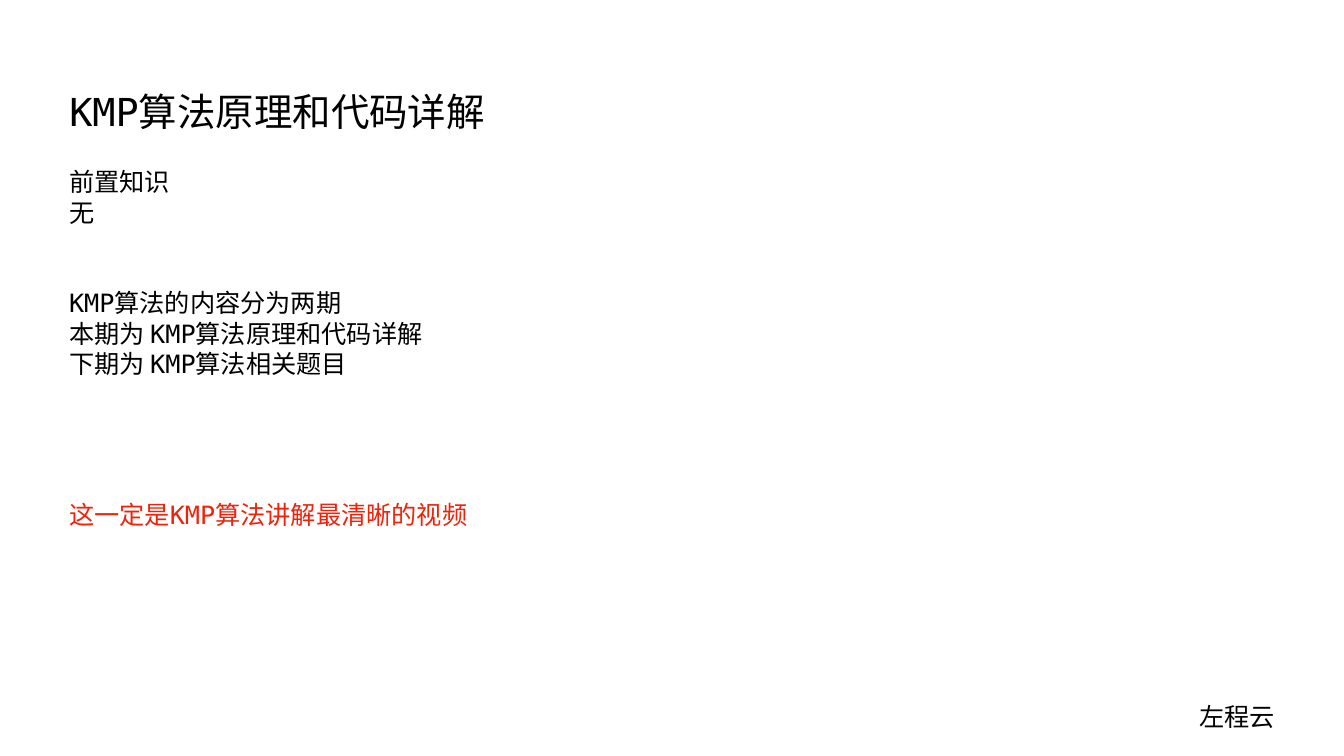
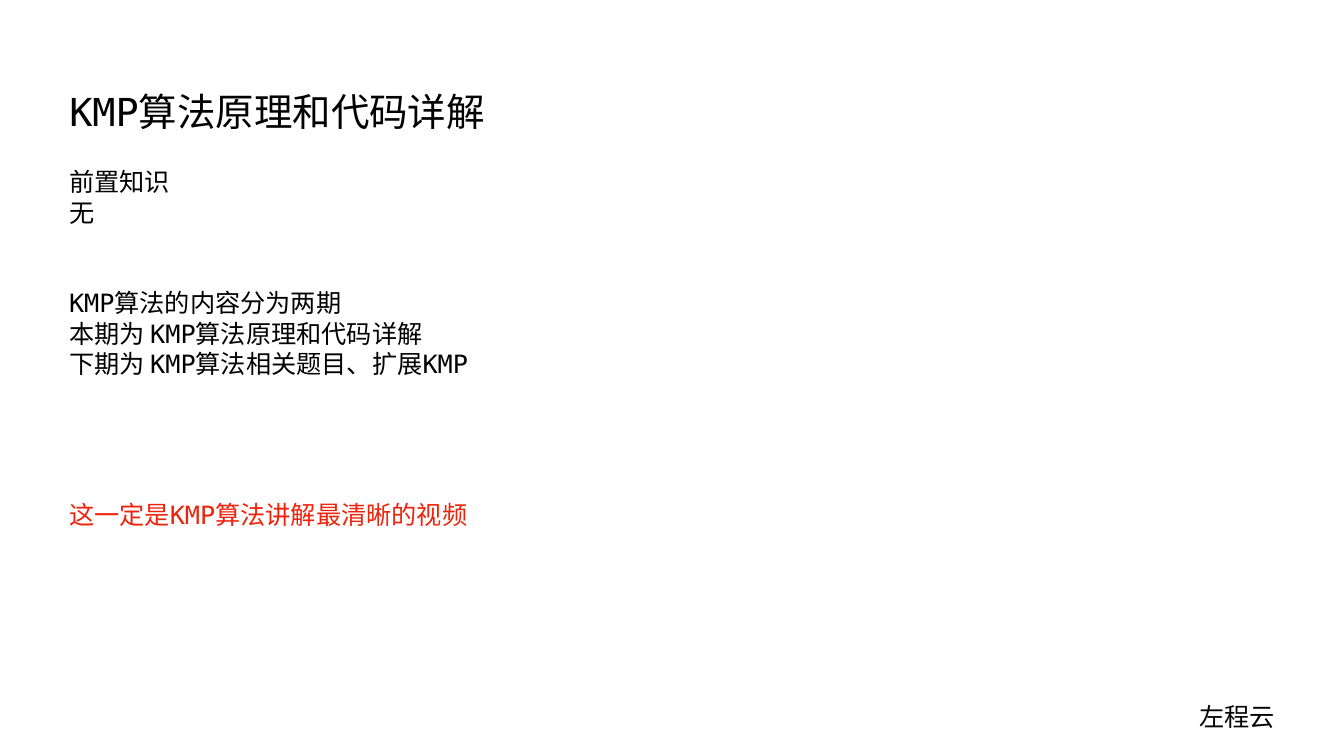
Before and after one commit to algorithmzuo/algorithm-journey, a slide deck: slide 1 of ppt/算法讲解100【扩展】 KMP算法原理和代码详解.pptx. Drawn at 1344x756 pixels with LibreOffice and Linux fonts; fonts in the diff are those of the drawing. Boxes give left, top, right and bottom in pixels: in the first picture for what was removed or moved away, otherwise in the second. Text is boxed around its words. In the diff, an @@ line names an element or a change of style, - is before the commit and + after.

```diff
--- a/ppt/算法讲解100【扩展】 KMP算法原理和代码详解.pptx
+++ b/ppt/算法讲解100【扩展】 KMP算法原理和代码详解.pptx
@@ text at [69, 352, 468, 375]: text changed @@
-下期为 KMP算法相关题目
+下期为 KMP算法相关题目、扩展KMP
```
Also in this commit, not shown: 1 other slide changed, 7 other files.
